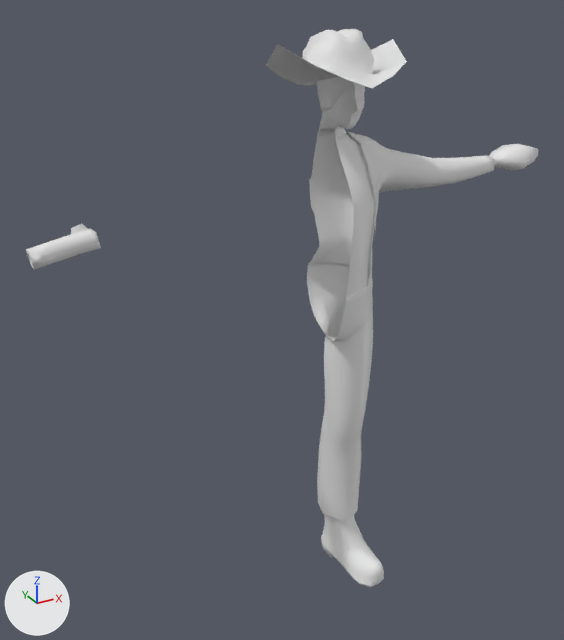
What one commit did to the glTF model blender_models/Cowboy_Rig.001.glb.
The view is the same before and after, from a 50 mm camera at (-1.227, -1.95, 1.994) aimed at (-0.12, 0.063, 0.988). The lights are fixed; the arrows at lower left show +X, +Y and +Z. Where no turn or scale is listed for an object, it has been applied to the vertices. Vertices at the same position are counted once.

Objects in the first picture: 'Boots', 'Gun', 'Hat', 'Suspenders', 'dude'.
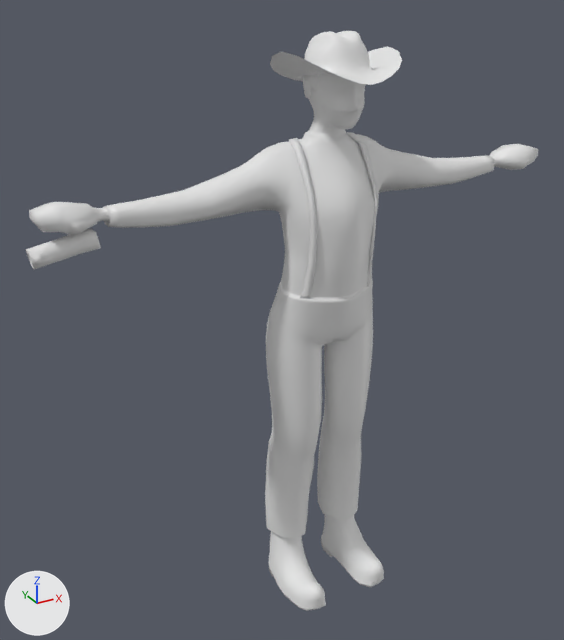
Boxes (x1, y1, x2, y2) around the edits, measured in the pictures (564 x 640 px):
'dude', reshaped (120% wider): before (307, 81, 538, 520); after (29, 74, 538, 538)
'Boots', reshaped: before (321, 515, 384, 587); after (269, 515, 384, 611)
'Hat', reshaped (6% narrower, 8% shorter): before (266, 29, 407, 88); after (270, 31, 402, 85)
'Suspenders', reshaped (29% wider, 8% taller): before (309, 132, 378, 286); after (289, 132, 378, 299)
part 1 of me_plane, added: after (269, 531, 326, 611)
part 2 of me_cube_001, added: after (29, 74, 357, 538)
part 4 of me_cube_002, added: after (289, 133, 377, 299)

The change, as a diff of the scene's bpy script:
```diff
--- a/blender_models/Cowboy_Rig.001.glb.py
+++ b/blender_models/Cowboy_Rig.001.glb.py
@@ me_plane @@
 me_plane.from_pydata(...)  # 222 vertices, 428 faces; spans x 0.045..0.189, y -0.211..0.143, z -0.001..0.377
 # used by ob_boots; location = (0.0, 0.0, 0.0)
+# me_plane part 1: the loose piece of 172 vertices spanning x 0.045..0.189, y -0.211..0.109, z -0.001..0.377 is copied, and the copy is mirrored in x about the mesh origin; it spans x -0.189..-0.045, y -0.211..0.109, z -0.001..0.377
@@ me_cube_001 @@
 # used by ob_dude; location = (0.0, 0.0, 0.0)
-me_cube_001.from_pydata(...)  # 631 vertices, 1170 faces; spans x 0.0..0.85, y -0.15..0.12, z 0.19..1.79
+me_cube_001.from_pydata(...)  # 1197 vertices, 2340 faces; spans x -0.85..0.85, y -0.15..0.12, z 0.19..1.79
+# me_cube_001 part 2: 566 vertices added at x -0.85..0.0, y -0.14..0.12, z 0.19..1.79
@@ me_plane_001 @@
 # used by ob_hat; location = (0.0, 0.0, 0.0)
-me_plane_001.from_pydata(...)  # 99 vertices, 184 faces; spans x -0.187..0.187, y -0.207..0.164, z 1.704..1.865
+me_plane_001.from_pydata(...)  # 381 vertices, 736 faces; spans x -0.172..0.172, y -0.203..0.16, z 1.712..1.86
+# me_plane_001 part 3: 98 vertices removed from x -0.187..0.187, y -0.207..0.164, z 1.704..1.865; 380 vertices added at x -0.172..0.172, y -0.203..0.16, z 1.712..1.86
@@ me_cube_002 @@
 # used by ob_suspenders; location = (0.0, 0.0, 0.0)
-me_cube_002.from_pydata(...)  # 58 vertices, 56 faces; spans x 0.0..0.127, y -0.11..0.106, z 1.11..1.568
+me_cube_002.from_pydata(...)  # 226 vertices, 448 faces; spans x -0.127..0.127, y -0.11..0.106, z 1.11..1.568
+# me_cube_002 part 4: 168 vertices added at x -0.127..0.123, y -0.11..0.1, z 1.11..1.568
+# me_cube_002 part 5: the surface is now shaded smooth
```
